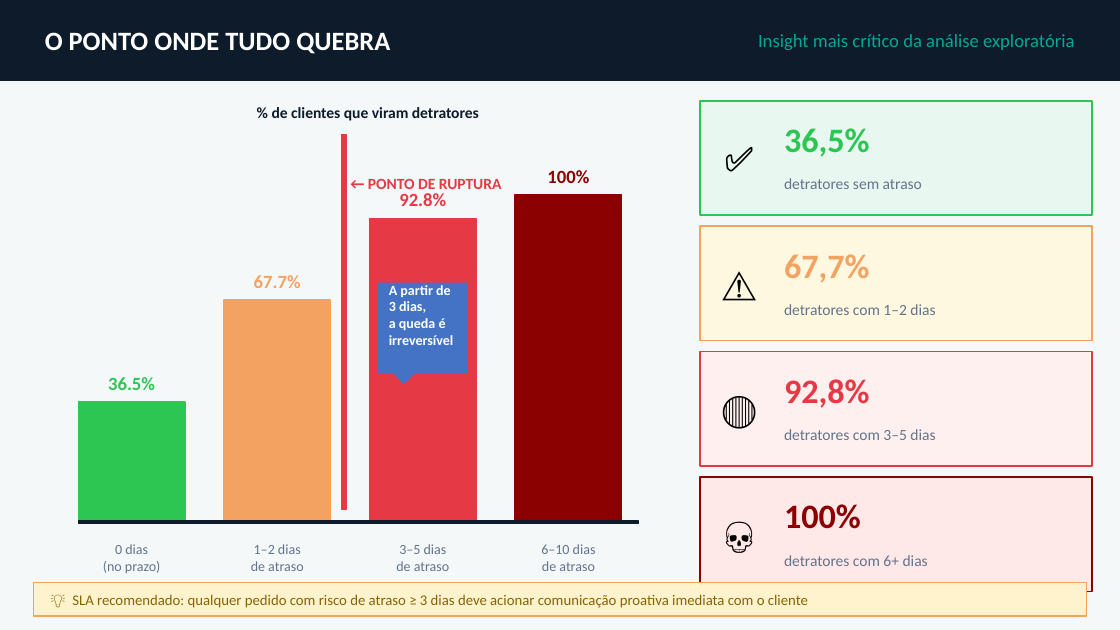
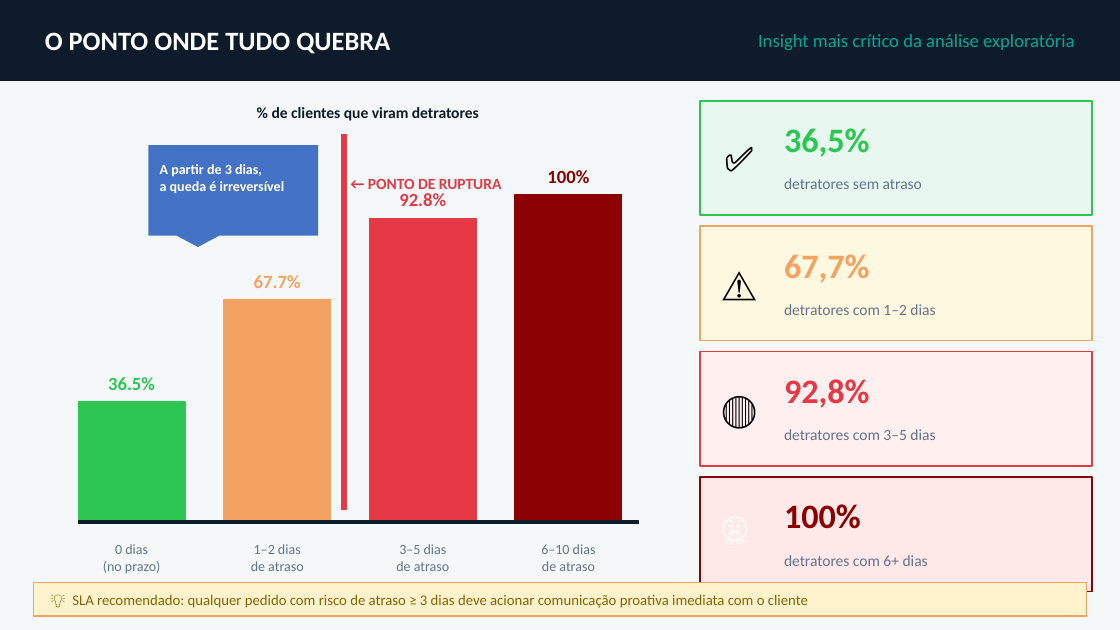
Before and after one commit to wilkerfc/Tech-Challenge-Fase-1-NPS-Preditivo, a slide deck: slide 5 of reports/NPS_Storytelling_Apresentação.pptx. Drawn at 1120x630 pixels with LibreOffice and Linux fonts; fonts in the diff are those of the drawing. Boxes give left, top, right and bottom in pixels: in the first picture for what was removed or moved away, otherwise in the second. Text is boxed around its words. In the diff, an @@ line names an element or a change of style, - is before the commit and + after.

```diff
--- a/reports/NPS_Storytelling_Apresentação.pptx
+++ b/reports/NPS_Storytelling_Apresentação.pptx
@@ speech box "A partir de 3 dias,": place and size @@
-speech box "A partir de 3 dias," at (377,282,468,373)
+speech box "A partir de 3 dias," at (149,146,318,236)
@@ text at (721,487,778,568): text changed; size 22 to 19 pt; text colour #000000 to #FFFFFF; bold on @@
-💀
+😤
```
Also in this commit, not shown: 2 other slides changed.
